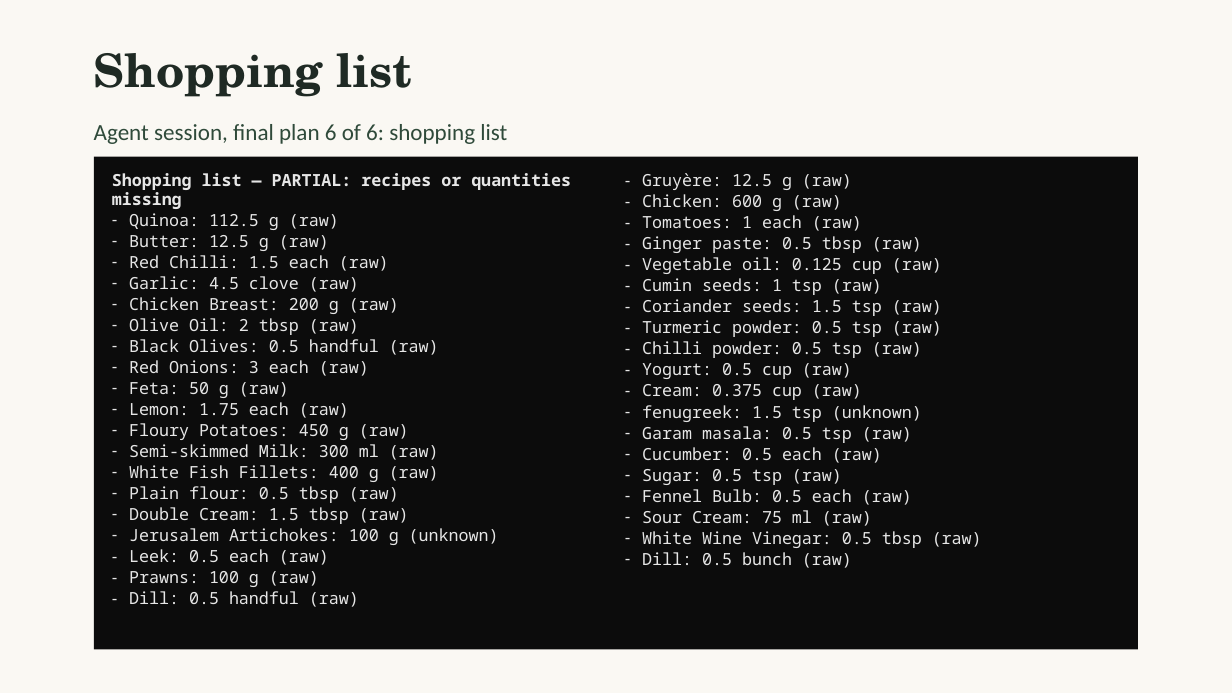
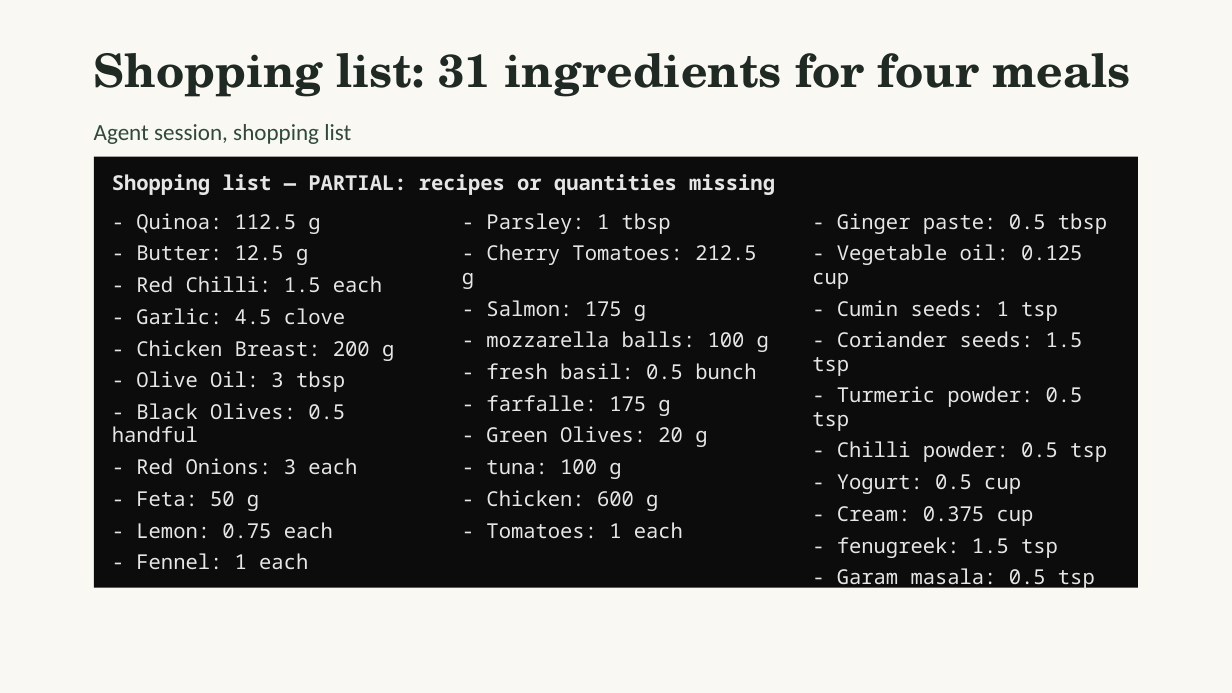
Before and after one commit to gabrieleguetta/ai-workshop-project, a slide deck: slide 14 of MVP-Presentation.pptx (slide 18 before the commit). Drawn at 1232x693 pixels with LibreOffice and Linux fonts; fonts in the diff are those of the drawing. Boxes give left, top, right and bottom in pixels: in the first picture for what was removed or moved away, otherwise in the second. Text is boxed around its words. In the diff, an @@ line names an element or a change of style, - is before the commit and + after.

```diff
--- a/MVP-Presentation.pptx
+++ b/MVP-Presentation.pptx
@@ title at (94, 53, 1131, 97): text changed @@
-Shopping list
+Shopping list: 31 ingredients for four meals
@@ text at (94, 124, 351, 144): text changed @@
-Agent session, final plan 6 of 6: shopping list
+Agent session, shopping list
@@ rectangle: place and size @@
-rectangle at (94, 156, 1139, 649)
+rectangle at (94, 156, 1139, 588)
@@ text added at (112, 174, 775, 195), 16 pt, text #E6E6E6, bold @@
+Shopping list — PARTIAL: recipes or quantities missing
@@ text at (112, 213, 394, 569): text changed; size 13 to 16 pt @@
-Shopping list — PARTIAL: recipes or quantities missing
-– Quinoa: 112.5 g (raw)
-– Butter: 12.5 g (raw)
-– Red Chilli: 1.5 each (raw)
-– Garlic: 4.5 clove (raw)
-– Chicken Breast: 200 g (raw)
-– Olive Oil: 2 tbsp (raw)
-– Black Olives: 0.5 handful (raw)
-– Red Onions: 3 each (raw)
-– Feta: 50 g (raw)
-– Lemon: 1.75 each (raw)
-– Floury Potatoes: 450 g (raw)
-– Semi-skimmed Milk: 300 ml (raw)
-– White Fish Fillets: 400 g (raw)
-– Plain flour: 0.5 tbsp (raw)
-– Double Cream: 1.5 tbsp (raw)
-– Jerusalem Artichokes: 100 g (unknown)
-– Leek: 0.5 each (raw)
-– Prawns: 100 g (raw)
-– Dill: 0.5 handful (raw)
+- Quinoa: 112.5 g
+- Butter: 12.5 g
+- Red Chilli: 1.5 each
+- Garlic: 4.5 clove
+- Chicken Breast: 200 g
+- Olive Oil: 3 tbsp
+- Black Olives: 0.5 handful
+- Red Onions: 3 each
+- Feta: 50 g
+- Lemon: 0.75 each
+- Fennel: 1 each
@@ text added at (462, 213, 769, 538), 16 pt, text #E6E6E6 @@
+- Parsley: 1 tbsp
+- Cherry Tomatoes: 212.5 g
+- Salmon: 175 g
+- mozzarella balls: 100 g
+- fresh basil: 0.5 bunch
+- farfalle: 175 g
+- Green Olives: 20 g
+- tuna: 100 g
+- Chicken: 600 g
+- Tomatoes: 1 each
@@ text at (812, 213, 1107, 591): text changed; size 13 to 16 pt @@
-– Gruyère: 12.5 g (raw)
-– Chicken: 600 g (raw)
-– Tomatoes: 1 each (raw)
-– Ginger paste: 0.5 tbsp (raw)
-– Vegetable oil: 0.125 cup (raw)
-– Cumin seeds: 1 tsp (raw)
-– Coriander seeds: 1.5 tsp (raw)
-– Turmeric powder: 0.5 tsp (raw)
-– Chilli powder: 0.5 tsp (raw)
-– Yogurt: 0.5 cup (raw)
-– Cream: 0.375 cup (raw)
-– fenugreek: 1.5 tsp (unknown)
-– Garam masala: 0.5 tsp (raw)
-– Cucumber: 0.5 each (raw)
-– Sugar: 0.5 tsp (raw)
-– Fennel Bulb: 0.5 each (raw)
-– Sour Cream: 75 ml (raw)
-– White Wine Vinegar: 0.5 tbsp (raw)
-– Dill: 0.5 bunch (raw)
+- Ginger paste: 0.5 tbsp
+- Vegetable oil: 0.125 cup
+- Cumin seeds: 1 tsp
+- Coriander seeds: 1.5 tsp
+- Turmeric powder: 0.5 tsp
+- Chilli powder: 0.5 tsp
+- Yogurt: 0.5 cup
+- Cream: 0.375 cup
+- fenugreek: 1.5 tsp
+- Garam masala: 0.5 tsp
```
Also in this commit, not shown: 7 other slides changed, 4 slides added, 8 slides removed, 3 other files.
